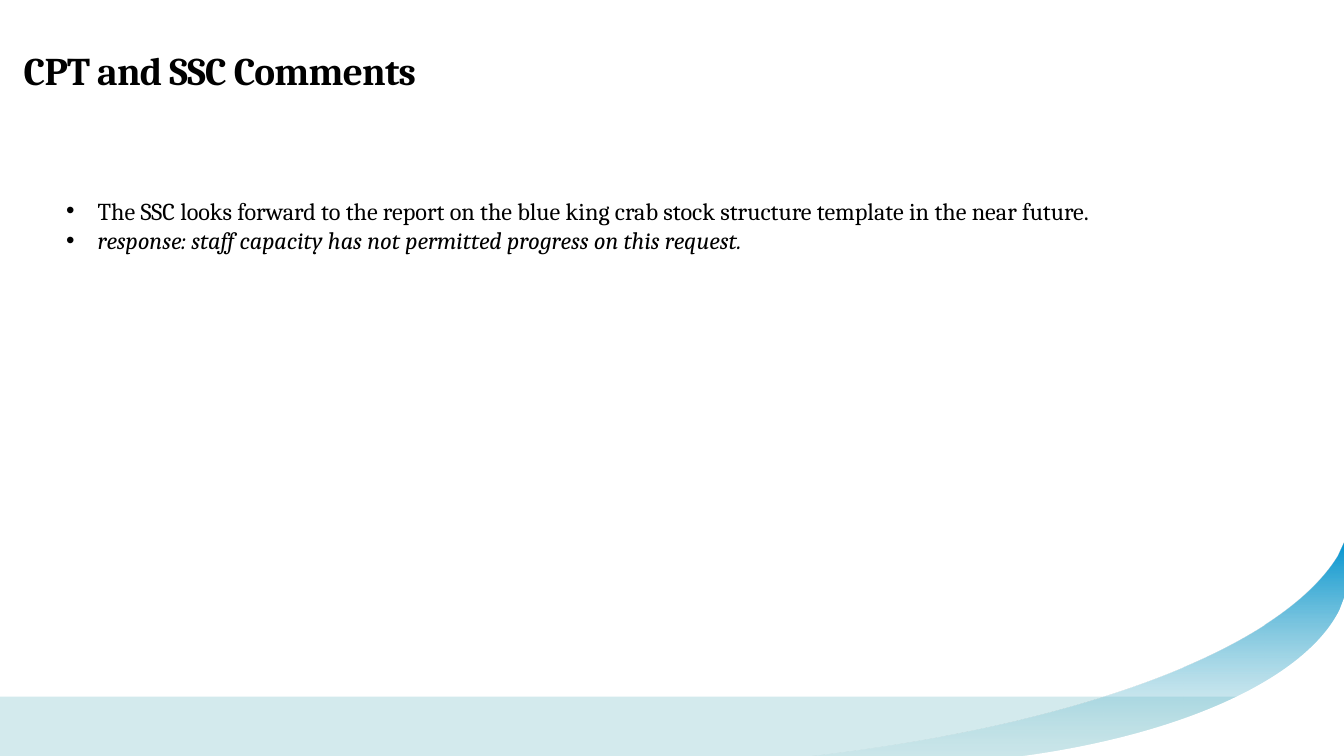
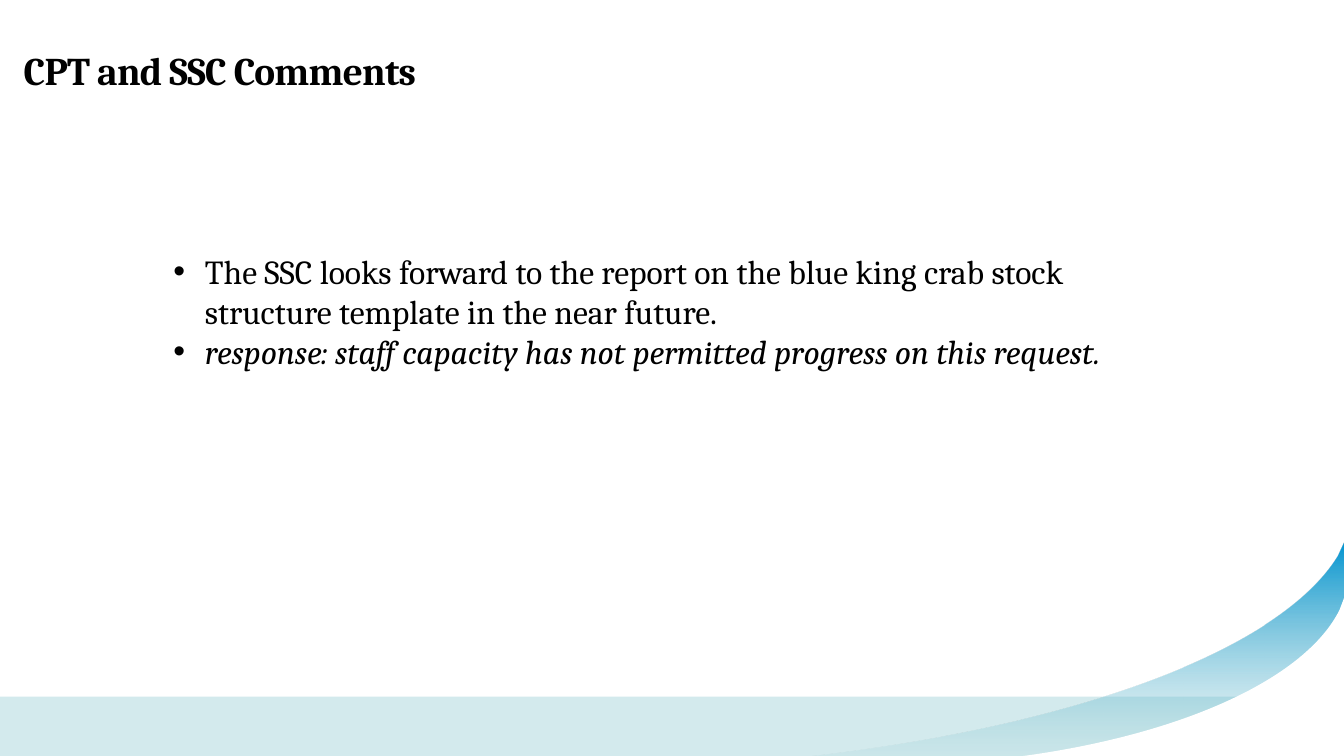
Before and after one commit to noaa-afsc/PIBKC_202505, a slide deck: slide 2 of Presentation/PIBKC_2025-05_ReportToCPT.pptx. Drawn at 1344x756 pixels with LibreOffice and Linux fonts; fonts in the diff are those of the drawing; background and template pictures are left out. Boxes give left, top, right and bottom in pixels: in the first picture for what was removed or moved away, otherwise in the second. Text is boxed around its words. In the diff, an @@ line names an element or a change of style, - is before the commit and + after.

```diff
--- a/Presentation/PIBKC_2025-05_ReportToCPT.pptx
+++ b/Presentation/PIBKC_2025-05_ReportToCPT.pptx
@@ text "The SSC looks forward to ...": place and size @@
-text "The SSC looks forward to ..." at bbox=[98, 203, 1089, 254]
+text "The SSC looks forward to ..." at bbox=[205, 260, 1101, 372]
@@ text "The SSC looks forward to ..." at bbox=[205, 260, 1101, 372]: size 17.3 to 24 pt @@
```
Also in this commit, not shown: 3 other slides changed, 1 slide added.
